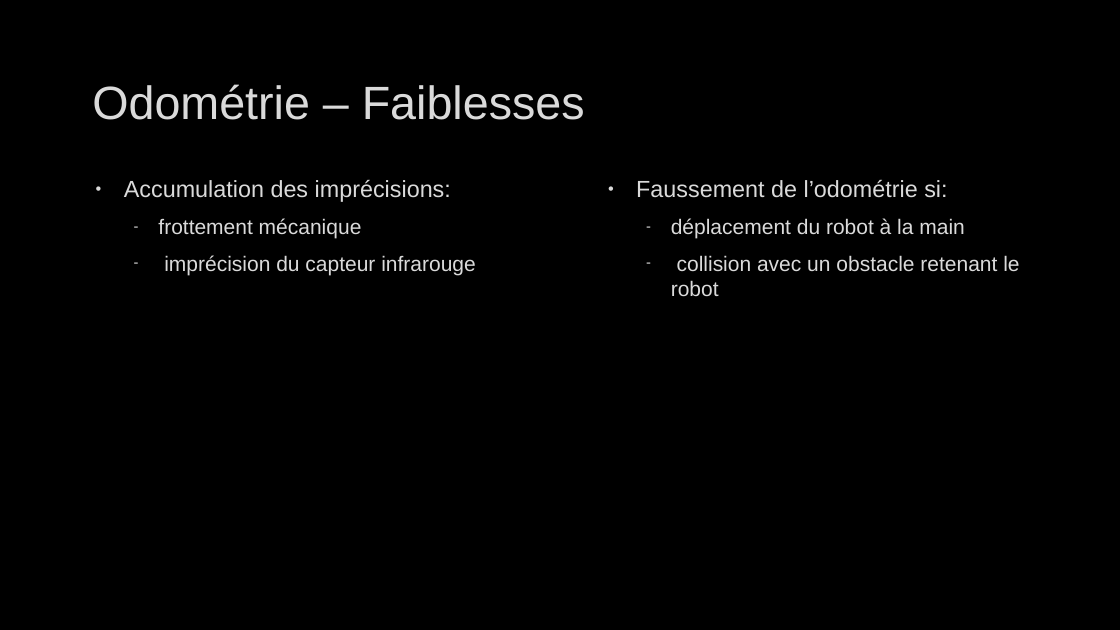
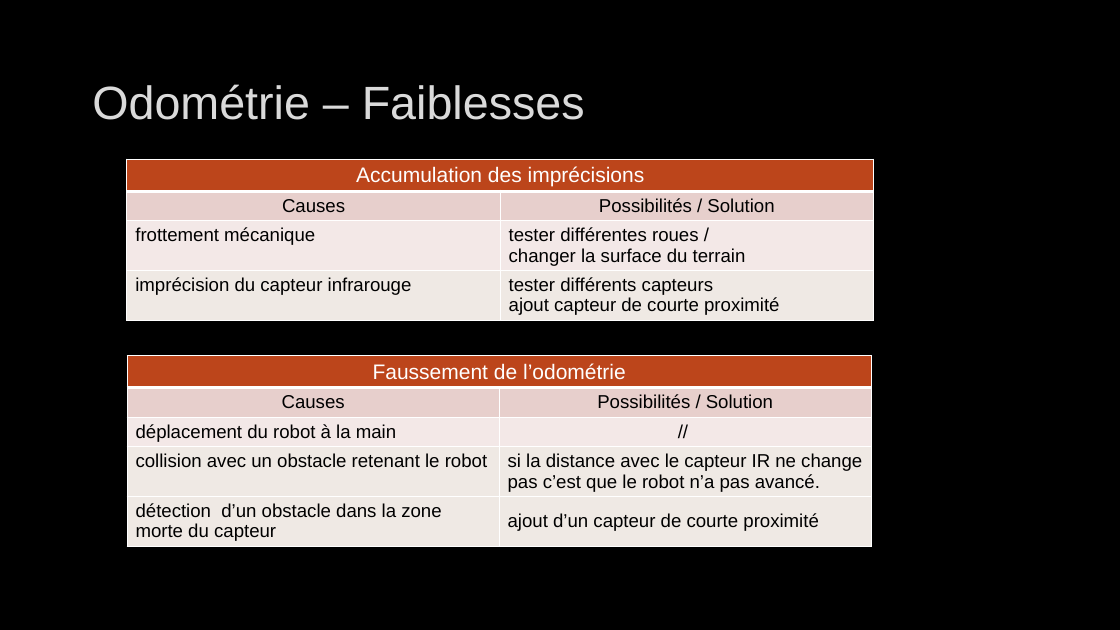
Before and after one commit to CyrilPy/BadMonkey, a slide deck: slide 17 of Gestion projet/Projet intégration robotique – IMERIR.pptx. Drawn at 1120x630 pixels with LibreOffice and Linux fonts; fonts in the diff are those of the drawing; background and template pictures are left out. Boxes give left, top, right and bottom in pixels: in the first picture for what was removed or moved away, otherwise in the second. Text is boxed around its words. In the diff, an @@ line names an element or a change of style, - is before the commit and + after.

```diff
--- a/Gestion projet/Projet intégration robotique – IMERIR.pptx
+++ b/Gestion projet/Projet intégration robotique – IMERIR.pptx
@@ text removed at [124,179,476,275] @@
-• Accumulation des imprécisions:
-  – frottement mécanique
-  – imprécision du capteur infrarouge
@@ table added at [127,160,873,330], 4 rows, 2 columns @@
+Accumulation des imprécisions | 
+Causes | Possibilités / Solution
+frottement mécanique | tester différentes roues / / changer la surface du terrain
+imprécision du capteur infrarouge | tester différents capteurs / ajout capteur de courte proximité
@@ text removed at [636,179,1019,296] @@
-• Faussement de l’odométrie si:
-  – déplacement du robot à la main
-  – collision avec un obstacle retenant le robot
@@ table added at [127,356,871,558], 5 rows, 2 columns @@
+Faussement de l’odométrie | 
+Causes | Possibilités / Solution
+déplacement du robot à la main | //
+collision avec un obstacle retenant le robot | si la distance avec le capteur IR ne change pas c’est que le robot n’a pas avancé.
+détection d’un obstacle dans la zone morte du capteur | ajout d’un capteur de courte proximité
```
Also in this commit, not shown: 2 other slides changed.
